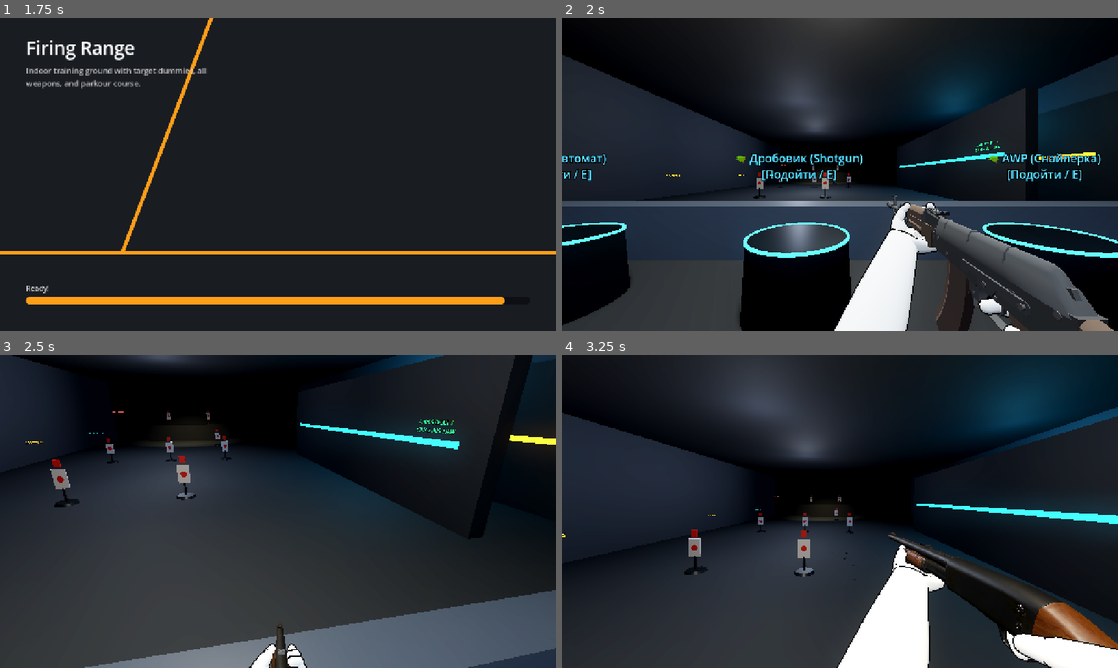
Above: before the commit, frames 1-4 (two rows, left to right).
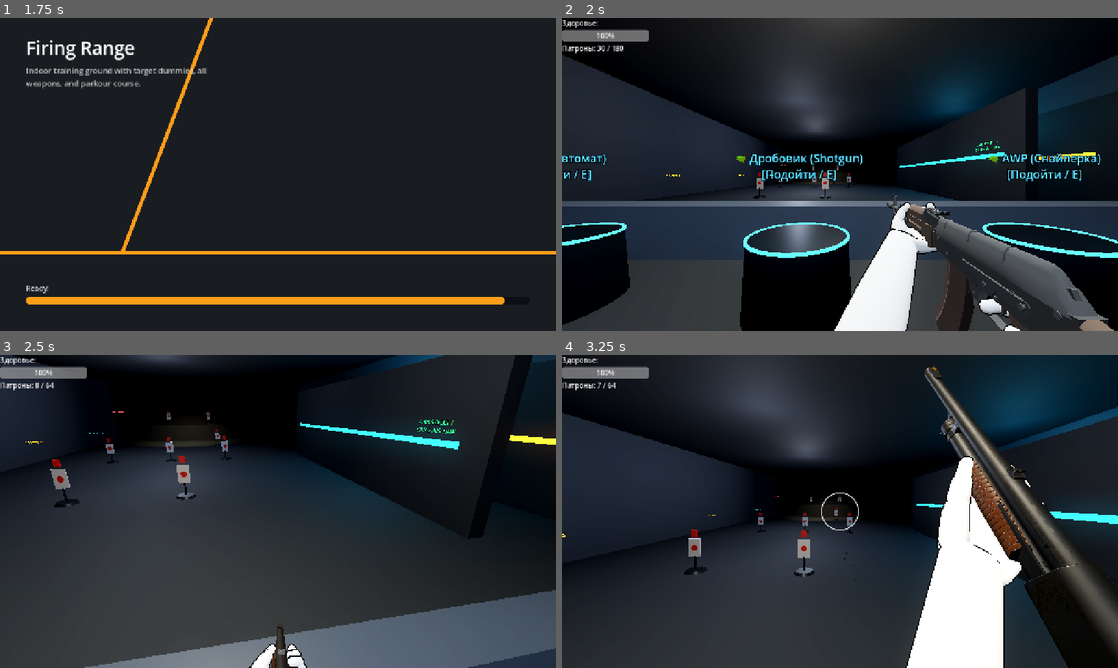
Above: after the commit, the same moments.

Repository: genjblu/multiplayer-vb
Game: Godot game, scene res://scenes/main_menu.tscn
The game is run twice, just before and just after one commit, with the same random seed, the same clock (stepped at 60 frames per second) and the same inputs.
Inputs (mouse positions are in pixels of both pictures, inside the frame that each line leads up to):
- Up to frame 1 (1.75 s): click (311, 96) at 0.52 s; type "Alex" at 0.6 s; click "🎯 Firing Range (Training)" at 1.25 s
- Up to frame 2 (2 s): no input
- Up to frame 3 (2.5 s): tap Enter (ui_accept) at 2 s; move the mouse to (305, 511) at 2.02 s; hold W (move_forward) from 2.03 s (still down); hold Right mouse button (ads) from 2.03 s (still down); tap Space (jump) at 2.27 s; click (305, 511) at 2.3 s
- Up to frame 4 (3.25 s): keep holding W (move_forward); tap Space (jump) at 2.57, 3.02 s; move the mouse to (812, 511) at 2.77 s; release Right mouse button (ads) at 2.78 s; click (812, 511) at 2.85 s; tap F at 3.05 s

Frame 1 is identical in both runs. In frame 2, 0.9% of the frame differs, in the area x 0-65%, y 0-71%; in frame 3, 0.8%; in frame 4, 21%, in the area x 0-100%, y 0-100%.

Commit message:
fix(polygon): fix missing animations, sniper scope, and crosshair in offline mode

Diff:
--- a/scripts/hud.gd
+++ b/scripts/hud.gd
@@ -69,7 +69,20 @@
 var is_potato_mode: bool = false
 var saved_settings: Dictionary = {}
 
+func _find_player() -> CharacterBody3D:
+	if owner is CharacterBody3D:
+		return owner as CharacterBody3D
+	var p: Node = get_parent()
+	while p:
+		if p is CharacterBody3D:
+			return p as CharacterBody3D
+		p = p.get_parent()
+	return null
+
 func _ready() -> void:
+	if player == null:
+		player = _find_player()
+
 	var is_local := true
 	if player and player.has_method("is_local_player"):
 		is_local = player.is_local_player()
@@ -291,6 +304,9 @@
 			_rebinding_action = ""
 			_rebinding_button = null
 			return
+
+	if player == null:
+		player = _find_player()
 
 	var is_local := true
 	if player and player.has_method("is_local_player"):
--- a/scripts/player.gd
+++ b/scripts/player.gd
@@ -241,7 +241,10 @@
 	return is_multiplayer_authority()
 
 func _ready() -> void:
+	if scope_overlay == null:
+		scope_overlay = get_node_or_null("TouchUI/TouchOverlay/HUDContainer/ScopeOverlay") as Control
 	if scope_overlay:
+		scope_overlay.set_anchors_and_offsets_preset(Control.PRESET_FULL_RECT)
 		_make_click_through(scope_overlay)
 	# Цвет должен обновляться ДЛЯ ВСЕХ игроков (и своих, и чужих) ДО всяких return!
 	if not GameStats.stats_changed.is_connected(_update_body_color):
@@ -664,7 +667,8 @@
 		return
 
 	if global_position.y < -10.0:
-		GameStats.report_death.rpc_id(1, 0, "", false)
+		if multiplayer.has_multiplayer_peer():
+			GameStats.report_death.rpc_id(1, 0, "", false)
 		die()
 		return
 
@@ -933,7 +937,10 @@
 
 	current_ammo -= 1
 	_view_call("play_fire")
-	rpc_on_fired.rpc()
+	if multiplayer.has_multiplayer_peer():
+		rpc_on_fired.rpc()
+	else:
+		rpc_on_fired()
 	_add_fire_bloom()
 	ammo_changed.emit(current_ammo, reserve_ammo)
 
@@ -1104,7 +1111,8 @@
 	damage_taken.emit(amount, attacker_dir)
 
 	if health <= 0:
-		GameStats.report_death.rpc_id(1, attacker_id, weapon_name, is_headshot)
+		if multiplayer.has_multiplayer_peer():
+			GameStats.report_death.rpc_id(1, attacker_id, weapon_name, is_headshot)
 		die()
 
 func die() -> void:
@@ -1184,7 +1192,10 @@
 		sounds_node.add_child(footstep_sound_3d)
 
 func _view_call(method: String) -> void:
-	rpc_play_view_anim.rpc(method)
+	if multiplayer.has_multiplayer_peer():
+		rpc_play_view_anim.rpc(method)
+	else:
+		rpc_play_view_anim(method)
 
 @rpc("call_local", "reliable")
 func rpc_play_view_anim(method: String) -> void:
--- a/scripts/weapon_view.gd
+++ b/scripts/weapon_view.gd
@@ -69,7 +69,18 @@
 			animation_player.play("idle")
 
 func play_reload() -> void:
-	_request(&"reload")
+	if animation_player and animation_player.has_animation(&"reload"):
+		_request(&"reload")
+	else:
+		_procedural_reload()
+
+func _procedural_reload() -> void:
+	var tw := create_tween()
+	var orig_pos := position
+	var dip_pos := orig_pos + Vector3(0.0, -0.12, 0.05)
+	tw.tween_property(self, "position", dip_pos, 0.25).set_trans(Tween.TRANS_QUAD).set_ease(Tween.EASE_OUT)
+	tw.tween_interval(0.3)
+	tw.tween_property(self, "position", orig_pos, 0.25).set_trans(Tween.TRANS_QUAD).set_ease(Tween.EASE_IN_OUT)
 
 func set_ammo_display(current: int, reserve: int) -> void:
 	if ammo_label_3d:
@@ -139,9 +150,19 @@
 	return not (animation_player.is_playing() and animation_player.current_animation == "draw")
 
 func play_fire() -> void:
-	_request(&"fire")
+	if animation_player and animation_player.has_animation(&"fire"):
+		_request(&"fire")
+	else:
+		_procedural_kick()
 	if muzzle_smoke and not muzzle_smoke.emitting:
 		muzzle_smoke.restart()
+
+func _procedural_kick() -> void:
+	var tw := create_tween()
+	var orig_pos := position
+	var kick_offset := Vector3(0.0, 0.02, 0.06)
+	tw.tween_property(self, "position", orig_pos + kick_offset, 0.04).set_trans(Tween.TRANS_QUAD).set_ease(Tween.EASE_OUT)
+	tw.tween_property(self, "position", orig_pos, 0.16).set_trans(Tween.TRANS_QUAD).set_ease(Tween.EASE_IN_OUT)
 
 func _setup_smoke() -> void:
 	if muzzle_smoke == null:
